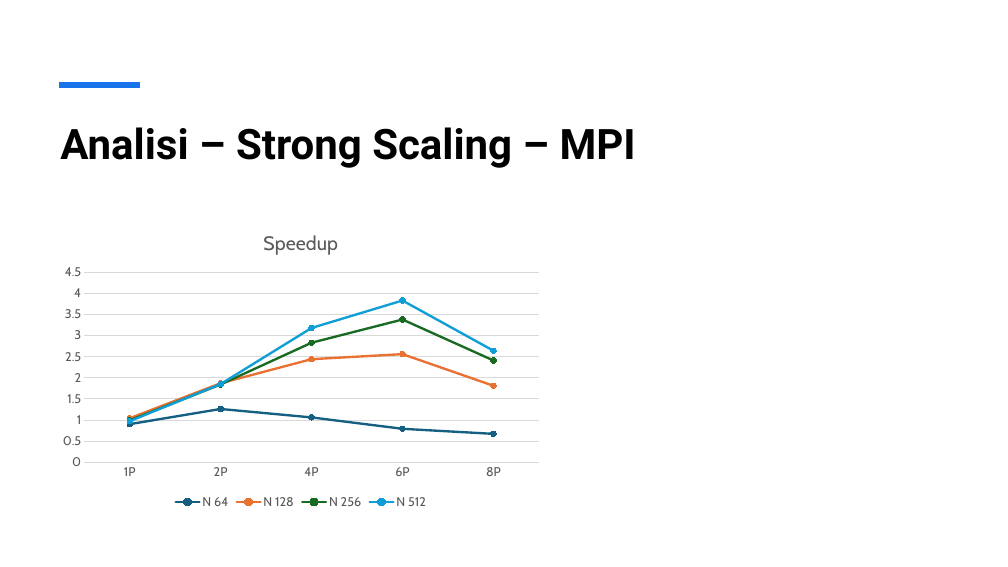
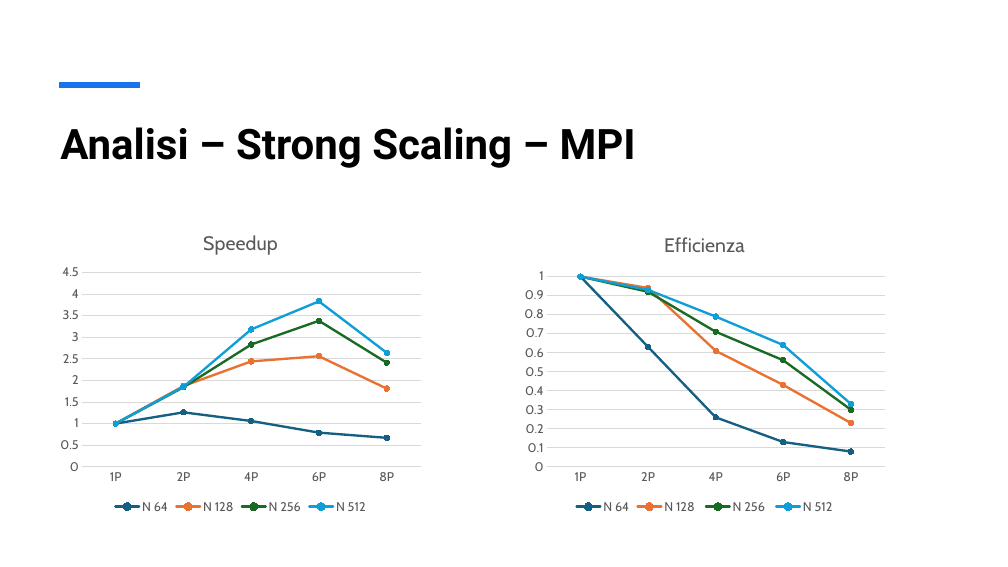
Before and after one commit to Gasspire/appunti-universita, a slide deck: slide 21 of Secondo Semestre/principi_prog_parallela/Codici/Progetto/Simulazione della Diffusione del Calore 2D.pptx. Drawn at 1008x567 pixels with LibreOffice and Linux fonts; fonts in the diff are those of the drawing. Boxes give left, top, right and bottom in pixels: in the first picture for what was removed or moved away, otherwise in the second. Text is boxed around its words. In the diff, an @@ line names an element or a change of style, - is before the commit and + after.

```diff
--- a/Secondo Semestre/principi_prog_parallela/Codici/Progetto/Simulazione della Diffusione del Calore 2D.pptx
+++ b/Secondo Semestre/principi_prog_parallela/Codici/Progetto/Simulazione della Diffusione del Calore 2D.pptx
@@ line chart at [53, 218, 428, 517] @@
@@ N 64, 1P: 0.9 to 1 @@
@@ line chart: place and size @@
-line chart at [53, 218, 549, 513]
+line chart at [53, 218, 428, 517]
@@ line chart added at [517, 218, 892, 517] @@
+title "Efficienza "
+categories: 1P, 2P, 4P, 6P, 8P
+N 64: 1, 0.63, 0.26, 0.13, 0.08
+N 128 : 1, 0.94, 0.61, 0.43, 0.23
+N 256 : 1, 0.92, 0.71, 0.56, 0.3
+N 512: 1, 0.93, 0.79, 0.64, 0.33
```
Also in this commit, not shown: 1 other slide changed, 3 slides added, 4 other files.
